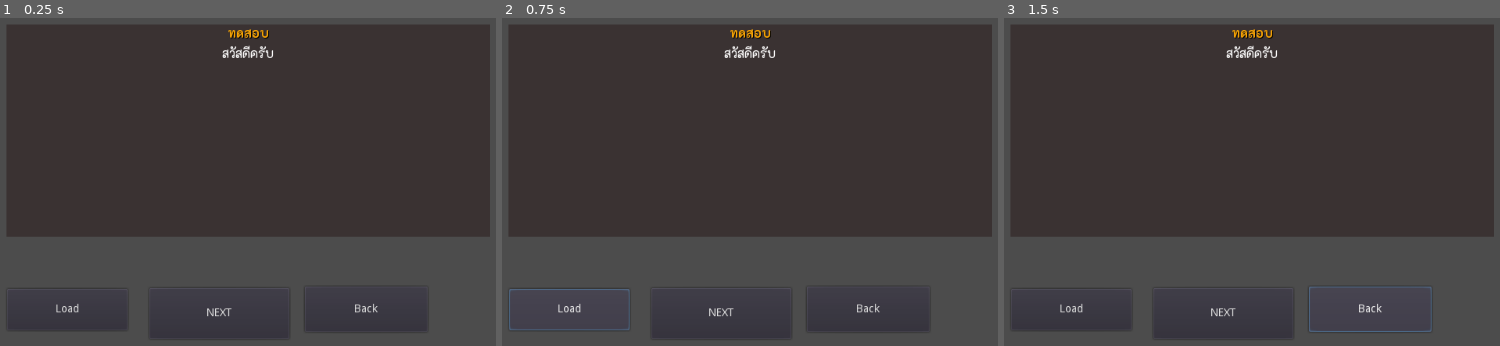
Above: before the commit, frames 1-3 (left to right).
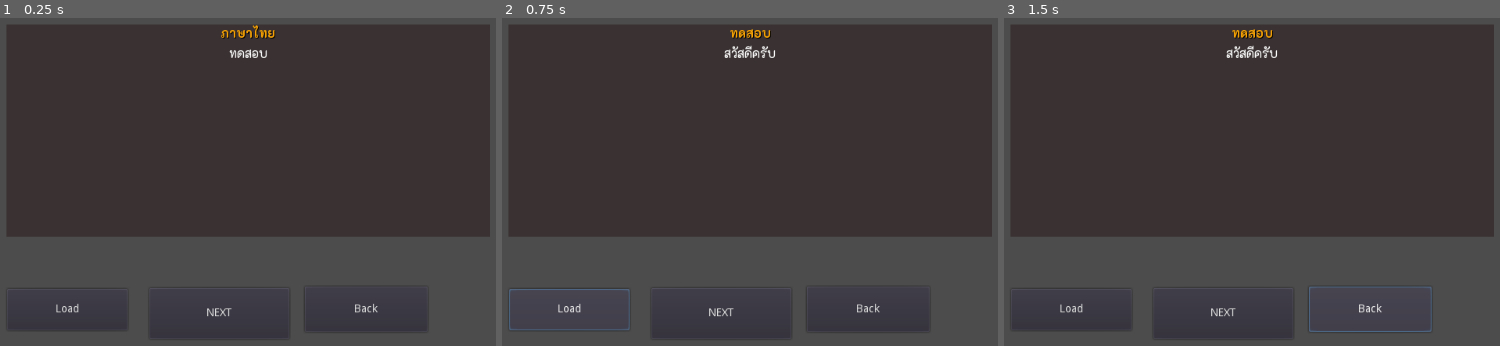
Above: after the commit, the same moments.

Repository: somamx/godot_dialog_message
Game: Godot game, scene res://main.tscn
Same seed, same stepped clock (60 frames per second), same inputs: the game is played once before the commit and once after it.
Inputs:
- Up to frame 1 (0.25 s): no input
- Up to frame 2 (0.75 s): click "Load" at 0.5 s
- Up to frame 3 (1.5 s): click "Back" at 1.25 s

The runs differ from the first frame. In frame 1, 0.5% of the frame differs, in the area x 44-56%, y 2-13%; in frame 2, nothing differs; in frame 3, nothing differs.

Commit message:
first commit1

Diff:
--- a/class/dialog.gd
+++ b/class/dialog.gd
@@ -1,6 +1,7 @@
 extends Resource
 class_name gameDialog
 
+signal updateDialog
 
 var title:String = ""
 var actor:Image= null
@@ -20,6 +21,7 @@
 	_dialogs = data
 	getProfile()
 	getDialog(str(idStart))
+	emit_signal("updateDialog")
 
 func getProfile():
 	if _dialogs.has("profile"):
@@ -46,12 +48,15 @@
 
 func Next():
 	getDialog(str(next))
+	emit_signal("updateDialog")
 
 func Back():
 	getDialog(str(back))
+	emit_signal("updateDialog")
 
 func Exit():
 	getDialog(str(exit))
+	emit_signal("updateDialog")
 
 func hasDialog(name,default=""):
 	if _dialog.has(name):
--- a/main.gd
+++ b/main.gd
@@ -5,7 +5,7 @@
 
 
 func _ready():
-	dialog.updateDialog()
+	#dialog.updateDialog()
 
 	pass # Replace with function body.
 
@@ -20,14 +20,14 @@
 	#print(dialog.rows.title)
 	#print(dialog.rows.message)
 	dialog.loadDialog()
-	dialog.updateDialog()
+	#dialog.updateDialog()
 
 
 func _on_Button2_pressed():
 	dialog.rows.Next()
-	dialog.updateDialog()
+	#dialog.updateDialog()
 
 
 func _on_Button3_pressed():
 	dialog.rows.Back()
-	dialog.updateDialog()
+	#dialog.updateDialog()
--- a/ui/dialog.gd
+++ b/ui/dialog.gd
@@ -15,10 +15,12 @@
 	_dialogStructure = load("res://class/dialog.tres")
 	loadDialog()
 
+	_dialogStructure.connect("updateDialog",self,"updateDialog")
+
 func loadDialog():
 	var file = File.new()
 	var pathFileName = "res://data/" + str(fileName) + ".json"
-	var foundFile = file.file_exists(pathFileName)
+	#var foundFile = file.file_exists(pathFileName)
 	if file.file_exists(pathFileName) :
 		file.open(pathFileName, file.READ)
 		var content = file.get_as_text()
